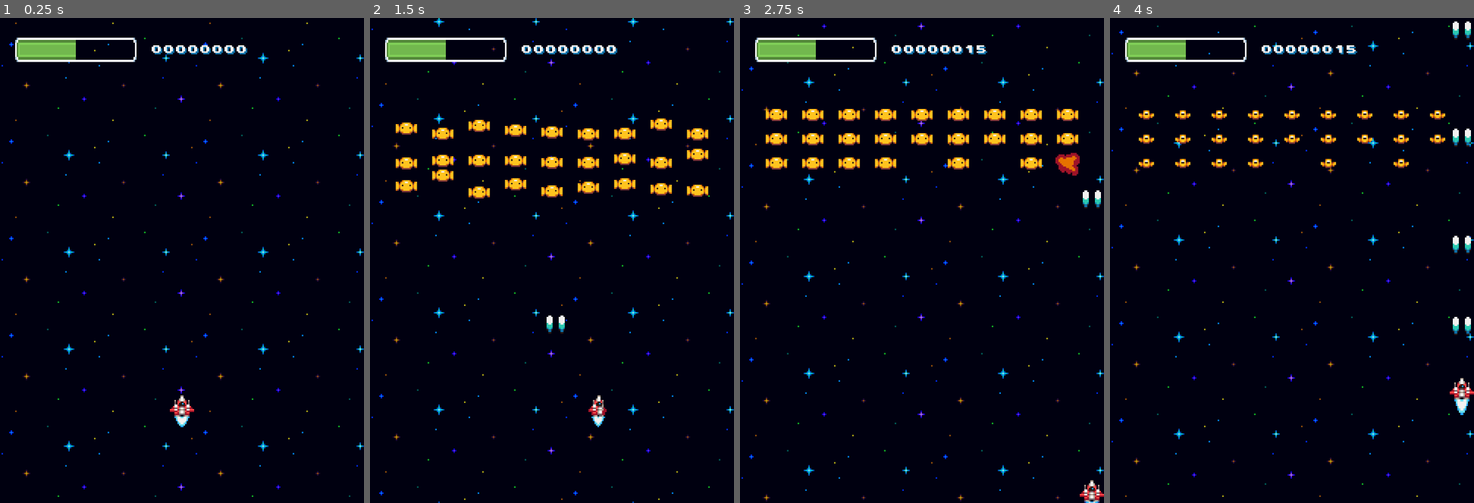
Above: before the commit, frames 1-4 (left to right).
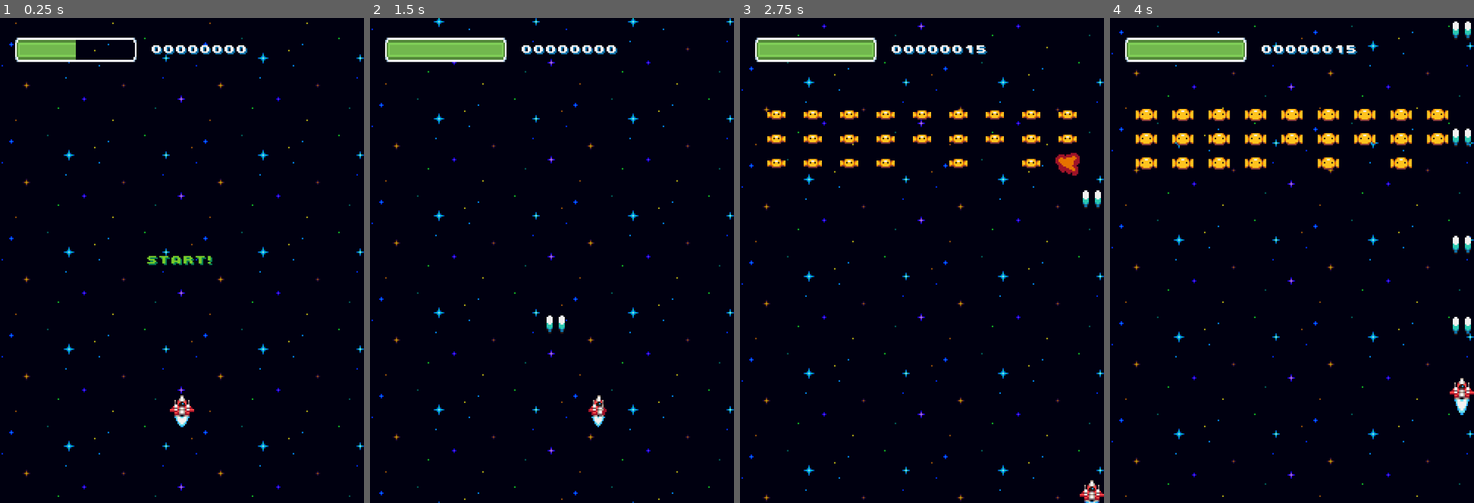
Above: after the commit, the same moments.

Repository: dunankai/godot-play
Game: Godot game, scene res://main.tscn
Two runs of this game, one before a commit and one after it. Both use one fixed random seed, a clock stepped at 60 frames per second and the inputs below.
Inputs (mouse positions are in pixels of both pictures, inside the frame that each line leads up to):
- Up to frame 1 (0.25 s): no input
- Up to frame 2 (1.5 s): click (552, 260) at 0.52 s; hold D (right) from 1.28 s (still down); hold Space (shoot) from 1.28 s (still down)
- Up to frame 3 (2.75 s): release D (right) at 2.03 s; release Space (shoot) at 2.03 s; hold S (down) from 2.03 s (still down); tap Space (shoot) at 2.1 s
- Up to frame 4 (4 s): release S (down) at 2.78 s; hold D (right) 2.78-3.53 s; hold Space (shoot) 2.78-3.53 s; hold W (up) from 3.53 s (still down); tap Space (shoot) at 3.6 s

The runs differ from the first frame. In frame 1, 0.2% of the frame differs, in the area x 40-59%, y 49-51%; in frame 2, 4.1%, in the area x 7-93%, y 4-38%; in frame 3, 3.1%; in frame 4, 3.4%.

Commit message:
feat(MiniShooter): Add starting and ending game.

Diff:
--- a/MiniShooter/main.gd
+++ b/MiniShooter/main.gd
@@ -2,6 +2,9 @@
 
 var enemy = preload("res://enemy.tscn")
 var score = 0
+
+@onready var start_button = $CanvasLayer/CenterContainer/Start
+@onready var game_over = $CanvasLayer/CenterContainer/GameOver
 
 func spawn_enemies():
 	for x in range(9):
@@ -12,9 +15,28 @@
 			e.start(pos)
 			e.died.connect(_on_enemy_died)
 
+func new_game():
+	score = 0
+	$CanvasLayer/UI.update_score(score)
+	$Player.start()
+	spawn_enemies()
+
 func _ready():
-	spawn_enemies()
+	game_over.hide()
+	start_button.show()
 
 func _on_enemy_died(value):
 	score += value
 	$CanvasLayer/UI.update_score(score)
+
+func _on_start_pressed() -> void:
+	start_button.hide()
+	new_game()
+
+
+func _on_player_died() -> void:
+	self.get_tree().call_group("enemies", "queue_free")
+	game_over.show()
+	await self.get_tree().create_timer(2).timeout
+	game_over.hide()
+	start_button.show()
--- a/MiniShooter/main.tscn
+++ b/MiniShooter/main.tscn
@@ -1,9 +1,11 @@
-[gd_scene load_steps=8 format=3 uid="uid://d1hup3oupudbn"]
+[gd_scene load_steps=10 format=3 uid="uid://d1hup3oupudbn"]
 
 [ext_resource type="Script" uid="uid://bkgfbar1s7ol4" path="res://main.gd" id="1_h2yge"]
 [ext_resource type="Texture2D" uid="uid://bqvcah6465tdk" path="res://Mini Pixel Pack 3/Space_BG (2 frames) (64 x 64).png" id="1_ig7tw"]
 [ext_resource type="PackedScene" uid="uid://dqutj61semlda" path="res://player.tscn" id="2_0xm2m"]
 [ext_resource type="PackedScene" uid="uid://c8ygcy7v8y76h" path="res://ui.tscn" id="4_1bvp3"]
+[ext_resource type="Texture2D" uid="uid://dm41f6bd10vgb" path="res://Mini Pixel Pack 3/UI objects/START (48 x 8).png" id="5_lquwl"]
+[ext_resource type="Texture2D" uid="uid://oixdmur4ea4h" path="res://Mini Pixel Pack 3/UI objects/GAME_OVER (72 x 8).png" id="6_7mycd"]
 
 [sub_resource type="Animation" id="Animation_h2yge"]
 length = 2.0
@@ -67,4 +69,21 @@
 
 [node name="UI" parent="CanvasLayer" instance=ExtResource("4_1bvp3")]
 
+[node name="CenterContainer" type="CenterContainer" parent="CanvasLayer"]
+anchors_preset = 15
+anchor_right = 1.0
+anchor_bottom = 1.0
+grow_horizontal = 2
+grow_vertical = 2
+
+[node name="Start" type="TextureButton" parent="CanvasLayer/CenterContainer"]
+layout_mode = 2
+texture_normal = ExtResource("5_lquwl")
+
+[node name="GameOver" type="TextureRect" parent="CanvasLayer/CenterContainer"]
+layout_mode = 2
+texture = ExtResource("6_7mycd")
+
+[connection signal="died" from="Player" to="." method="_on_player_died"]
 [connection signal="shield_changed" from="Player" to="CanvasLayer/UI" method="update_shield"]
+[connection signal="pressed" from="CanvasLayer/CenterContainer/Start" to="." method="_on_start_pressed"]
--- a/MiniShooter/player.gd
+++ b/MiniShooter/player.gd
@@ -24,6 +24,8 @@
 
 func start():
 	position = Vector2(screensize.x / 2, screensize.y - 64)
+	shield = max_shield
+	self.show()
 	$GunCooldown.wait_time = cooldown
 
 func shoot():
@@ -37,7 +39,7 @@
 	b.start(position + Vector2(0, -8))
 
 func _ready():
-	start()
+	position = Vector2(screensize.x / 2, screensize.y - 64)
 
 func _process(delta: float) -> void:
 	var input = Input.get_vector("left", "right", "up", "down")
